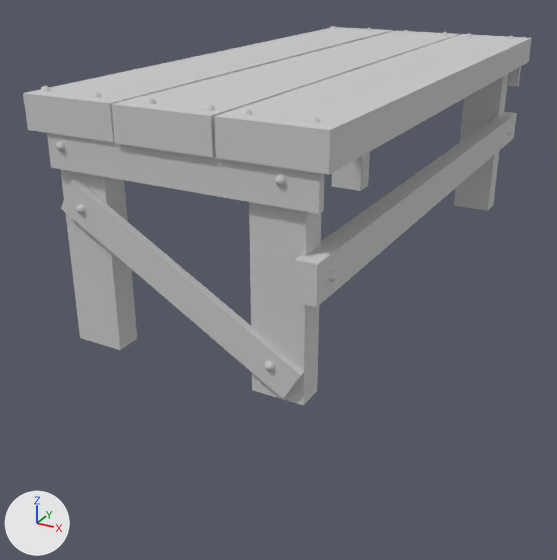
Two versions of the FBX model Assets/MyContent/Art/New Art/Models/Props/Banco.FBX, one commit apart.
One viewpoint serves both versions: a 50 mm camera at (0.707, 1.687, 0.238) aimed at (0.061, 2.862, -0.349). Lighting does not change. The marker at lower left points along +X, +Y and +Z. Where no turn or scale is listed for an object, it has been applied to the vertices.
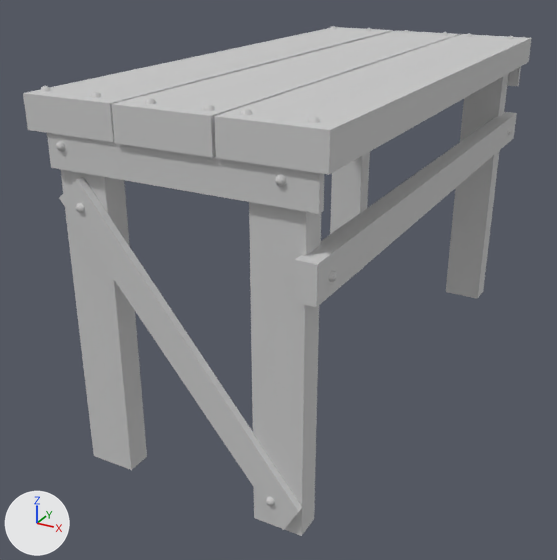
The newer file is also turned or shifted as a whole; pictures and numbers use the older file's frame.

Diff of the bpy script that builds the scene:
```diff
--- a/Assets/MyContent/Art/New Art/Models/Props/Banco.FBX.py
+++ b/Assets/MyContent/Art/New Art/Models/Props/Banco.FBX.py
@@ me_mesh @@
 me_mesh.from_pydata(...)  # 404 vertices, 370 faces; spans x -0.232..0.232, y -0.501..0.502, z -0.19..0.19
 # used by ob_box003; location = (0.122, 2.948, -0.133)
 # before: 52 (0.118, -0.484, -0.19) at pixel (252, 390), 53 (0.118, -0.442, -0.19), 54 (0.196, -0.442, -0.19) at pixel (317, 390), 55 (0.196, -0.484, -0.19) at pixel (303, 405), 89 (0.172, -0.494, -0.182) at pixel (283, 399)
 # before: 91 (0.172, -0.482, -0.182) at pixel (287, 394), 93 (0.197, -0.494, -0.139) at pixel (300, 375), 95 (0.197, -0.482, -0.139) at pixel (304, 371)
 # before: 48 (-0.191, -0.482, -0.19) at pixel (80, 338), 49 (-0.192, -0.441, -0.19), 50 (-0.113, -0.441, -0.19) at pixel (137, 338), 51 (-0.113, -0.482, -0.19) at pixel (120, 350)
 # before: 56 (-0.196, 0.485, -0.19), 57 (-0.118, 0.485, -0.19) at pixel (368, 185), 58 (-0.117, 0.436, -0.19) at pixel (360, 190), 59 (-0.196, 0.436, -0.19) at pixel (331, 186)
 # before: 60 (0.118, 0.483, -0.19), 61 (0.196, 0.483, -0.19) at pixel (493, 204), 62 (0.196, 0.434, -0.19) at pixel (487, 210), 63 (0.118, 0.434, -0.19) at pixel (453, 205)
-me_mesh.vertices[88].co = (-0.187, -0.494, 0.024)  # pixel (60, 208)
-me_mesh.vertices[90].co = (-0.187, -0.482, 0.024)
-me_mesh.vertices[92].co = (-0.162, -0.494, 0.068)  # pixel (70, 181)
-me_mesh.vertices[94].co = (-0.162, -0.482, 0.068)  # pixel (76, 178)
+# me_mesh part 1: the loose piece of 15 vertices spanning x -0.155..-0.14, y -0.501..-0.494, z 0.023..0.038 is turned 20 degrees about the y axis through its middle, then moved by (-0.001, 0.0, 0.002)
+# me_mesh part 2: the loose piece of 15 vertices spanning x 0.145..0.16, y -0.501..-0.494, z -0.144..-0.129 is moved by (0.0, 0.0, -0.22)
+# me_mesh part 3
+for i in [*range(52, 56), 89, 91, 93, 95]: me_mesh.vertices[i].co += Vector((0.0, 0.0, -0.22))
+me_mesh.vertices[88].co = (-0.188, -0.494, 0.04)  # pixel (58, 197)
+me_mesh.vertices[90].co = (-0.188, -0.482, 0.04)
+me_mesh.vertices[92].co = (-0.15, -0.494, 0.072)  # pixel (77, 179)
+me_mesh.vertices[94].co = (-0.15, -0.482, 0.072)  # pixel (83, 177)
+# me_mesh part 4
+for i in [*range(48, 52)]: me_mesh.vertices[i].co += Vector((0.0, 0.0, -0.22))
+# me_mesh part 5
+for i in [*range(56, 60)]: me_mesh.vertices[i].co += Vector((0.0, 0.0, -0.22))
+# me_mesh part 6
+for i in [*range(60, 64)]: me_mesh.vertices[i].co += Vector((0.0, 0.0, -0.22))
 me_mesh.materials.append(mat_ß_ôñ_ßôòó__material)
```

Pixel boxes (x1, y1, x2, y2) of what changed, in the pictures (557 x 560 px; the box of a moved part takes in the faces that stretch with it):
'Box003', reshaped (34% taller)
    before: (23, 26, 532, 405)
    after: (23, 26, 532, 536)
part 1 of me_mesh, moved or reshaped
    before: (77, 204, 86, 214)
    after: (75, 203, 84, 213)
part 2 of me_mesh, moved or reshaped
    before: (265, 361, 275, 371)
    after: (266, 497, 275, 506)
part 3 of me_mesh, moved or reshaped
    before: (61, 179, 321, 405)
    after: (59, 177, 321, 536)
part 4 of me_mesh, moved or reshaped
    before: (60, 169, 137, 350)
    after: (60, 169, 147, 470)
part 5 of me_mesh, moved or reshaped
    before: (332, 152, 370, 191)
    after: (330, 152, 370, 273)
part 6 of me_mesh, moved or reshaped
    before: (454, 73, 509, 211)
    after: (446, 73, 509, 299)
